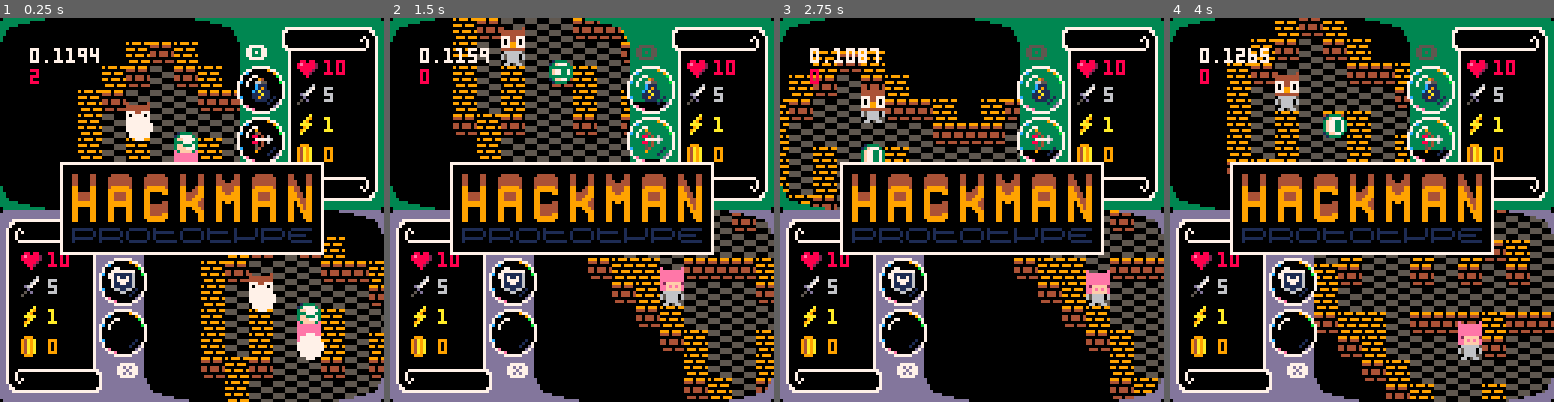
Above: before the commit, frames 1-4 (left to right).
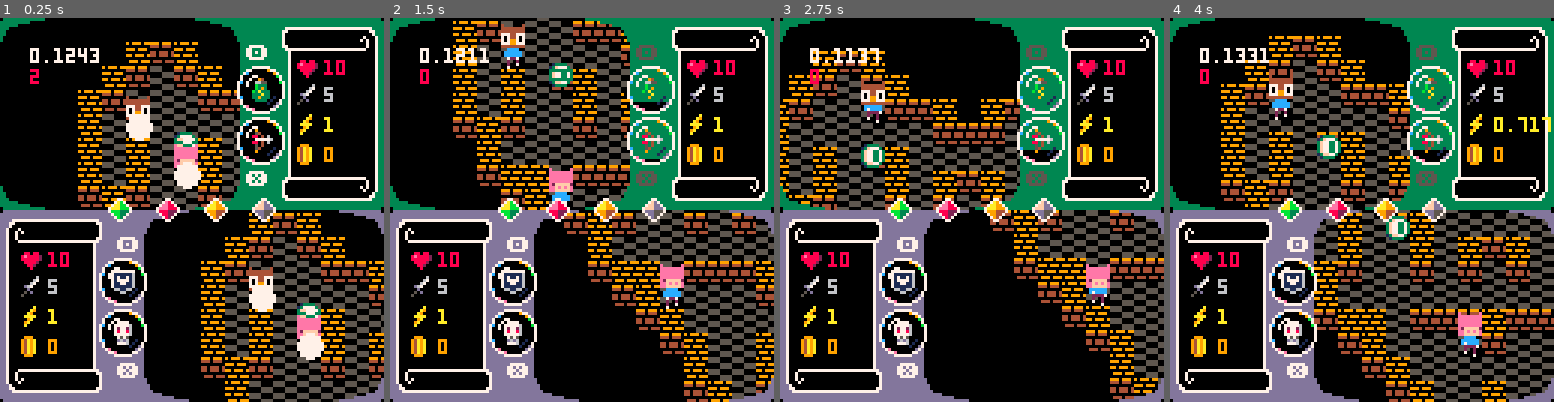
Above: after the commit, the same moments.

Repository: catnipped/hackman
Game: PICO-8 cartridge hackman.p8
The game is run twice, just before and just after one commit, with the same random seed, the same clock (stepped at 60 frames per second) and the same inputs.
Inputs:
- Up to frame 1 (0.25 s): no input
- Up to frame 2 (1.5 s): tap X (X key) at 0.33, 1.07 s; tap O (Z key) at 0.7 s
- Up to frame 3 (2.75 s): hold Right 1.6-2.1 s; hold P2 Left 1.6-2.1 s; tap O (Z key) at 1.7, 2.1, 2.5 s; tap X (X key) at 1.85 s; hold Up 2.15-2.42 s; hold P2 Down 2.15-2.42 s; hold Right from 2.47 s (still down); hold P2 Left from 2.47 s (still down)
- Up to frame 4 (4 s): tap O (Z key) at 2.9, 3.3, 3.7 s; tap X (X key) at 2.97 s; release Right at 3.03 s; release P2 Left at 3.03 s; hold Left 3.08-3.58 s; hold P2 Right 3.08-3.58 s; hold Down 3.63-3.97 s; hold P2 Up 3.63-3.97 s

The runs differ from the first frame. In frame 1, 12% of the frame differs, in the area x 15-85%, y 7-86%; in frame 2, 30%; in frame 3, 13%; in frame 4, 36%, in the area x 13-100%, y 0-100%.

Commit message:
new running animation

Diff:
--- a/hackman.p8
+++ b/hackman.p8
@@ -67,7 +67,7 @@
     p.headbobble = sin((frames/p.tempo)*0.07)
     control(p)
     if collision(p,p.targetdir) == false then p.dir = p.targetdir else p.tempo = 1 end
-    if collision(p,p.dir) then p.dir = {0,0} end
+    if collision(p,p.dir) then p.dir = {0,0} p.tempo = 0 end
 
     movement(p)
     camera_smoothing(p)
@@ -210,7 +210,7 @@
   print(stat(1),10,10,7)
   print(player[1].dash[2],10,17,8)
   debug = {}
-  draw_logo()
+  -- draw_logo()
 end
 
 function draw_logo()
@@ -240,7 +240,7 @@
 
 function draw_players()
   for p in all(player) do
-    spr(3,p.x,p.y)
+    rectfill(p.x,p.y+6,p.x+7,p.y+7,0)
     if p.dash[1] then
       if p.dir[1] ~= 0 then
         local mirror = false
@@ -253,10 +253,11 @@
         spr(38,p.x,p.y+8*p.dir[2],1,1,false,mirror)
       end
     end
-
+    spr(25+((frames*0.2*p.tempo)%4),p.x,p.y)
     palt(0,false)
     palt(6,true)
-    spr(10+p.nr,p.x,p.y-4+p.headbobble)
+
+    spr(10+p.nr,p.x,p.y-6+p.headbobble)
     -- for l in all(debug) do
     --   pset(l.x,l.y,14)
     -- end
@@ -334,11 +335,14 @@
   rectfill(x+31,y,x+31+14,y+player[2].ability.o.cooldown,13)
   spr(4,x+31,y,2,2)
   spr(55,x+35,y+4)
+  if btnp(4,1) then circfill(x+38,y+8,7,7) end
   local y = 97
   --ability bubbles
   circfill(x+38,y+8,7,0)
   rectfill(x+31,y,x+31+14,y+player[2].ability.x.cooldown,13)
   spr(4,x+31,y,2,2)
+  spr(56,x+35,y+4)
+  if btnp(5,1) then circfill(x+38,y+8,7,7) end
   --stat scroll
   local y = 67
   palt(0,false)
@@ -371,6 +375,21 @@
   pset(127,127,0)
   line(0,63,0,64,0)
   line(127,63,127,64,0)
+
+  --door gems
+  palt(0,false)
+  palt(15,true)
+  local x = 36
+  local y = 60
+  spr(29,x,y)
+  spr(29,x+16,y)
+  spr(29,x+32,y)
+  spr(29,x+48,y)
+  palt()
+  spr(30,x,y)
+  spr(31,x+16,y)
+  spr(46,x+32,y)
+  spr(47,x+48,y)
 end
 
 
Not shown, changed: 22 lines of the sprite sheet (__gfx__) section of hackman.p8
